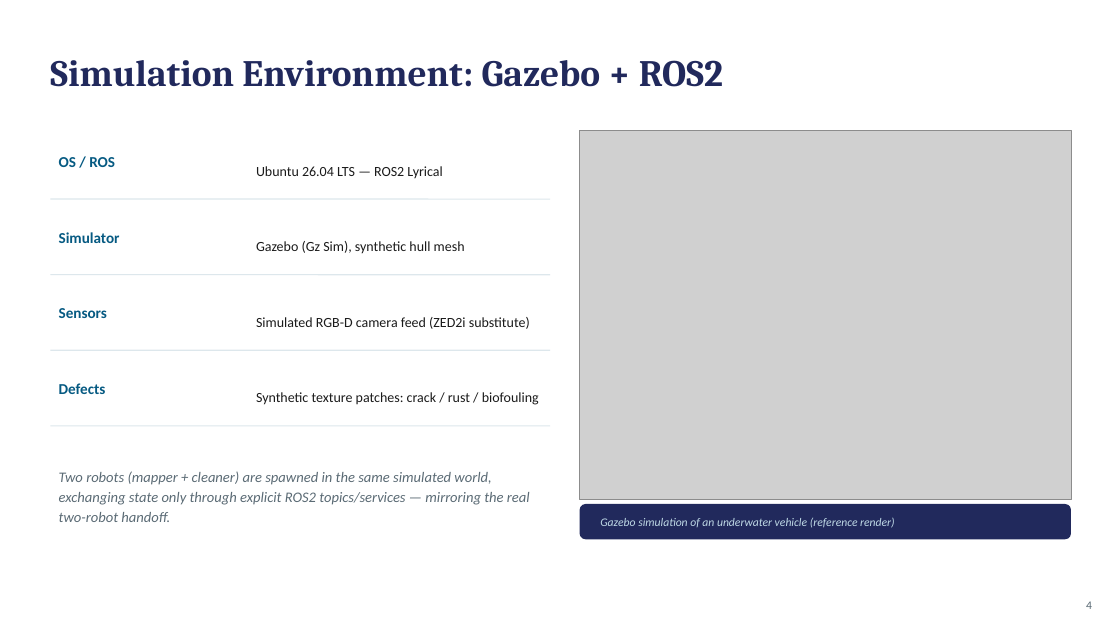
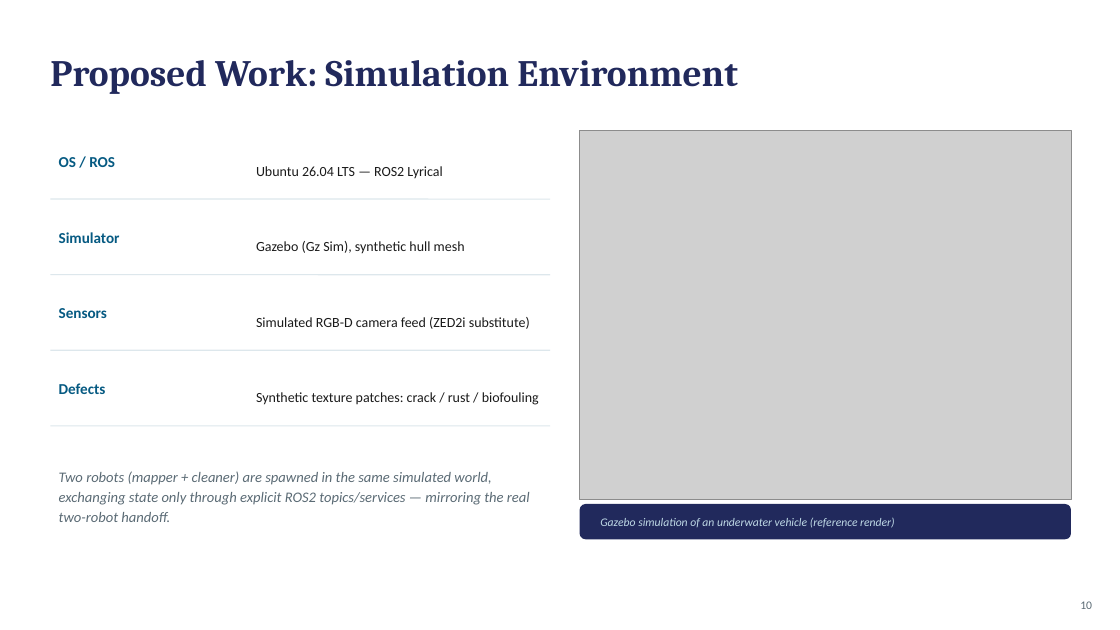
Before and after one commit to Pritish3110/HullSentinal, a slide deck: slide 10 of docs/Hull_Cleaning_Cognitive_Project.pptx (slide 4 before the commit). Drawn at 1120x630 pixels with LibreOffice and Linux fonts; fonts in the diff are those of the drawing; grey boxes stand for pictures. Boxes give left, top, right and bottom in pixels: in the first picture for what was removed or moved away, otherwise in the second. Text is boxed around its words. In the diff, an @@ line names an element or a change of style, - is before the commit and + after.

```diff
--- a/docs/Hull_Cleaning_Cognitive_Project.pptx
+++ b/docs/Hull_Cleaning_Cognitive_Project.pptx
@@ text at (x1=50, y1=60, x2=737, y2=94): text changed @@
-Simulation Environment: Gazebo + ROS2
+Proposed Work: Simulation Environment
@@ text at (x1=1080, y1=601, x2=1092, y2=609): text changed @@
-4
+10
```
Also in this commit, not shown: 8 other slides changed, 7 slides added, 12 other files.
